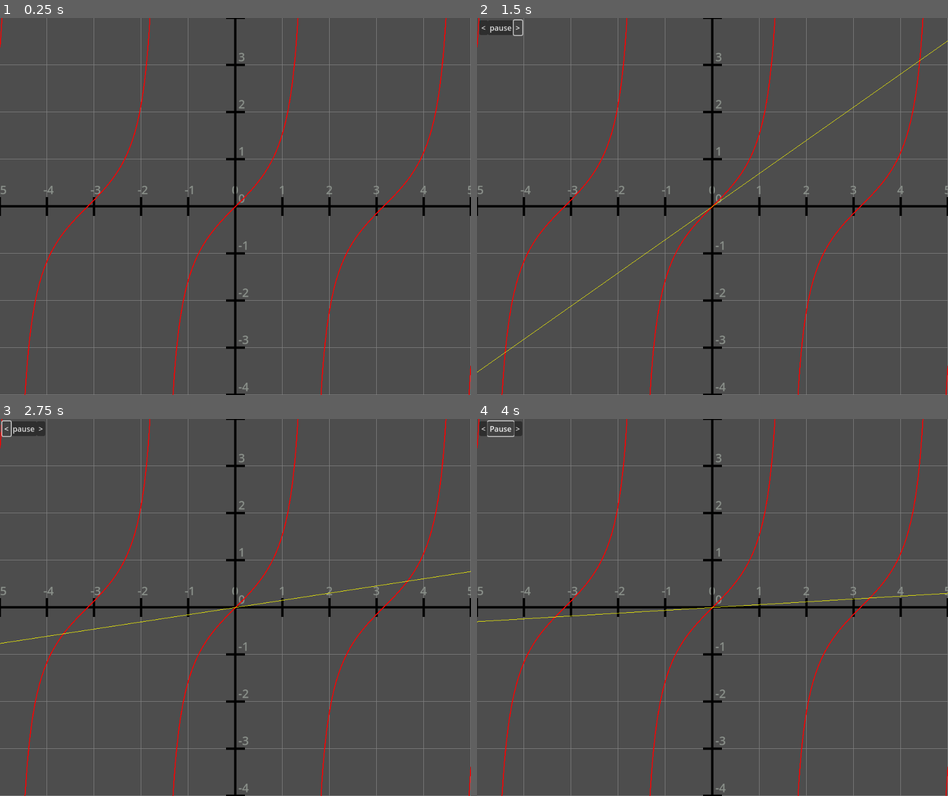
Above: before the commit, frames 1-4 (two rows, left to right).
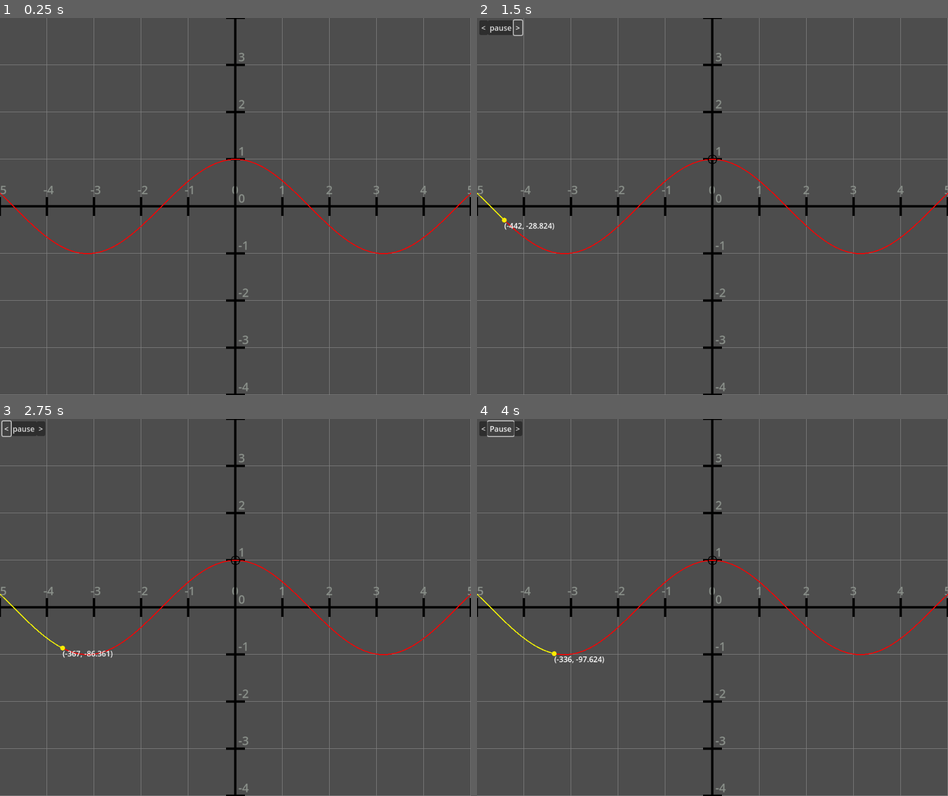
Above: after the commit, the same moments.

Repository: Drillix08/Opticos
Game: Godot game, scene res://graph_environment.tscn
Two runs of this game, one before a commit and one after it. Both use one fixed random seed, a clock stepped at 60 frames per second and the inputs below.
Inputs (mouse positions are in pixels of both pictures, inside the frame that each line leads up to):
- Up to frame 1 (0.25 s): no input
- Up to frame 2 (1.5 s): tap Enter (ui_accept) at 0.5 s; move the mouse to (816, 187) at 0.52 s; hold D 0.53-1.25 s; hold Enter (ui_accept) 0.53-1.25 s; click (816, 187) at 0.67 s; click ">" at 1.25 s
- Up to frame 3 (2.75 s): click "<" at 2 s
- Up to frame 4 (4 s): click "pause" at 2.75 s; click "Play" at 3.5 s

The runs differ from the first frame. In frame 1, 1.3% of the frame differs, in the area x 0-100%, y 0-100%; in frame 2, 1.7%; in frame 3, 1.6%; in frame 4, 1.6%.

Commit message:
added points denoting the target point and the current position of the other point. Added text to the top left indicating the current slope of the secant line

Diff:
--- a/source/graph-environment/grid.gd
+++ b/source/graph-environment/grid.gd
@@ -92,7 +92,7 @@
 
 	#Draw the function
 	draw_function(func(x):
-		return tan(x)
+		return cos(x)
 	)
 
 	draw_line(secant_line_left, secant_line_right, Color.YELLOW)
@@ -115,7 +115,8 @@
 		print("scroll")
 	if event.is_action_pressed("ui_accept"):
 		animProg = convert_to_real_coords(Vector2(0,0)).x
-		#animate_Limit(500, functionValues, true, true)
+		animate_Limit(500, functionValues, true, true)
+	if Input.is_key_pressed(KEY_D):
 		animate_derivative(0)
 
 ## This function will draw the graph of the function specified by input_function
@@ -314,21 +315,53 @@
 # using limit definition of derivative
 # f'(x) = lim_{h->0} ( f(x+h) - f(x) ) / h
 func animate_derivative(x: float):
-	print("animating derivative")
 	animating = true
 	$AnimationControls.visible = true
 
+	# display box for equation of line
+	var line_slope: CoordLabel = CoordLabel.new()
+	line_slope.position = Vector2(10, 50)
+	add_child(line_slope)
+
 	x = floorf(x*grid_spacing)
 	var target: Vector2
+	var target_point = TextureRect.new()
 	# finding point representing x in functionValues
+	var found = false
 	for point in functionValues:
 		if convert_to_real_coords(point)[0] == x:
 			target = convert_to_real_coords(point)/grid_spacing
+			#drawing a point at the target derivative location
+			target_point.texture = load("res://Black_Circle.png")
+			target_point.expand_mode = TextureRect.EXPAND_IGNORE_SIZE
+			target_point.size = Vector2(20, 20)
+			target_point.position = point - Vector2(10, 10)
+			add_child(target_point)
+			found = true
 			break
+	if !found:
+		print("Target x coordinate not on screen")
+		$AnimationControls.visible = false
+		animating = false
+		line_slope.free()
+		target_point.free()
+		return
+
 	var speed = .0015
 	var i: int = len(functionValues)-1
+
+	var rect = TextureRect.new()
+	rect.texture = load("res://Yellow_Circle.png")
+	rect.expand_mode = TextureRect.EXPAND_IGNORE_SIZE
+	rect.size = Vector2(10, 10)
+	add_child(rect)
+	var coordLabel: CoordLabel = CoordLabel.new()
+	add_child(coordLabel)
 	while convert_to_real_coords(functionValues[i])[0] > int(x):
-		print(convert_to_real_coords(functionValues[i])[0], " ", int(x))
+		# update position of the current position adjusted for offset
+		coordLabel.text = "(%.0f, " % convert_to_real_coords(functionValues[i])[0] + "%.3f" % convert_to_real_coords(functionValues[i])[1] + ")"
+		rect.position = functionValues[i] - rect.size/2
+		coordLabel.position = rect.position + rect.size/2
 		if(pause):
 			await do_something
 			i += frameOffset
@@ -337,9 +370,8 @@
 		# calculate the secant line
 		# y = mx + b
 		var m: float = ( pos[1] - target[1] ) / ( pos[0] - target[0] )
-		print(target, " ", pos)
 		var b: float = target[1] - m*target[0]
-		print(m, "x + ", b)
+		line_slope.text = "Slope: %.3f" % m
 		var left: float = -(origin.x + window_width/2.0)
 		var right: float = left + window_width
 		var x0: float = (left)/grid_spacing
@@ -351,13 +383,27 @@
 		y0 *= grid_spacing
 		y1 *= grid_spacing
 
-		print("drawing line", convert_to_godot_coords(Vector2(x0, y0)), convert_to_godot_coords(Vector2(x1, y1)))
 		secant_line_left = convert_to_godot_coords(Vector2(x0, y0))
 		secant_line_right = convert_to_godot_coords(Vector2(x1, y1))
 		queue_redraw()
 		await get_tree().create_timer(speed).timeout
 		i -= 1
-	pass
+	#perform one more update after the fact
+	coordLabel.text = "(%.0f, " % convert_to_real_coords(functionValues[i])[0] + "%.3f" % convert_to_real_coords(functionValues[i])[1] + ")"
+	rect.position = functionValues[i] - rect.size/2
+	coordLabel.position = rect.position + rect.size/2
+
+	$AnimationControls.visible = false
+	animating = false
+
+	# freeing components added to the script
+	rect.free()
+	line_slope.free()
+	coordLabel.free()
+	target_point.free()
+	secant_line_left = Vector2.ZERO
+	secant_line_right = Vector2.ZERO
+	queue_redraw()
 
 func _on_play_pause_pressed() -> void:
 	pause = !pause
